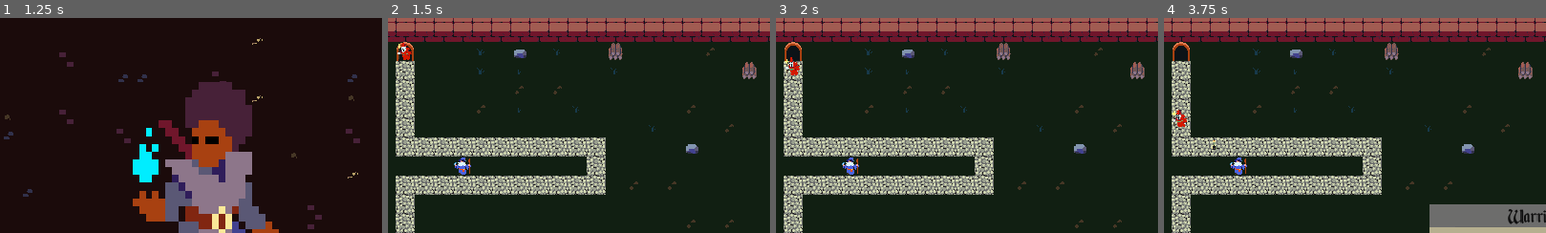
Above: before the commit, frames 1-4 (left to right).
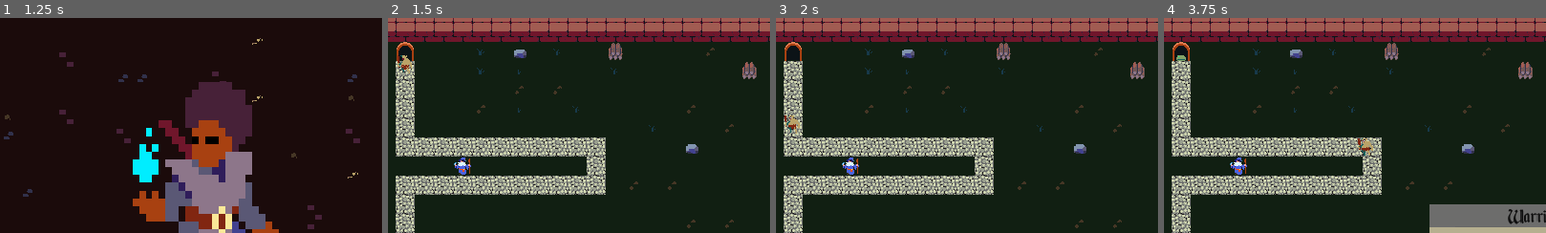
Above: after the commit, the same moments.

Repository: WizardsNStuff/tower-defense
Game: Godot game, scene res://menus-and-interfaces/main_menu/Main_Menu.tscn
Two runs of this game, one before a commit and one after it. Both use one fixed random seed, a clock stepped at 60 frames per second and the inputs below.
Inputs (mouse positions are % of the whole screen's width and height, from its top left):
- Up to frame 1 (1.25 s): click (7, 46) at 0.5 s
- Up to frame 2 (1.5 s): click (9, 50) at 1.25 s
- Up to frame 3 (2 s): no input
- Up to frame 4 (3.75 s): move the mouse to (72, 45) at 2.02 s; click (72, 45) at 2.17 s; click (78, 57) at 2.75 s; click (78, 77) at 3.52 s
The pictures show only the part of the screen within x 36-86%, y 0-50%; the shares and areas given below are measured in that part.

Frame 1 is identical in both runs. In frame 2, 0.3% of the frame differs, in the area x 2-7%, y 11-26%; in frame 3, 0.4%; in frame 4, 0.5%, in the area x 2-55%, y 17-64%.

Commit message:
merge conflict fixed

Diff:
--- a/level_1.tscn
+++ b/level_1.tscn
@@ -1,11 +1,16 @@
-[gd_scene load_steps=11 format=4 uid="uid://dsorrsrb5o7q8"]
+[gd_scene load_steps=16 format=4 uid="uid://dsorrsrb5o7q8"]
 
 [ext_resource type="Script" path="res://level_1.gd" id="1_kquss"]
 [ext_resource type="Texture2D" uid="uid://bnkf66xv2cxwh" path="res://Assets/tiles.png" id="1_udatx"]
-[ext_resource type="PackedScene" uid="uid://dov73q21ca5sc" path="res://Towers/Badguy.tscn" id="2_3enhx"]
 [ext_resource type="PackedScene" uid="uid://b04xi8wnssdys" path="res://Towers/Wizard/wizard_tower.tscn" id="2_df20e"]
 [ext_resource type="Script" path="res://grid_system.gd" id="2_lehrn"]
 [ext_resource type="Script" path="res://exit.gd" id="4_7wc6o"]
+[ext_resource type="Script" path="res://enemy_spawner.gd" id="7_b5s6h"]
+[ext_resource type="PackedScene" path="res://enemies/dragon.tscn" id="8_mpe5n"]
+[ext_resource type="PackedScene" path="res://enemies/goblin.tscn" id="9_yw7ww"]
+[ext_resource type="PackedScene" path="res://enemies/orc.tscn" id="10_cfvtt"]
+[ext_resource type="PackedScene" path="res://enemies/skeleton.tscn" id="11_l3jb4"]
+[ext_resource type="PackedScene" path="res://enemies/slime.tscn" id="12_j6t1s"]
 
 [sub_resource type="TileSetAtlasSource" id="TileSetAtlasSource_eftm6"]
 texture = ExtResource("1_udatx")
@@ -150,15 +155,6 @@
 [node name="Path2D" type="Path2D" parent="."]
 curve = SubResource("Curve2D_e6ewd")
 
-[node name="PathFollow2D" type="PathFollow2D" parent="Path2D"]
-position = Vector2(-144, -312)
-rotates = false
-loop = false
-
-[node name="Badguy" parent="Path2D/PathFollow2D" instance=ExtResource("2_3enhx")]
-z_index = 1
-position = Vector2(5.24521e-06, -1.96695e-06)
-
 [node name="Towers" type="Node2D" parent="."]
 
 [node name="WizardTower" parent="Towers" instance=ExtResource("2_df20e")]
@@ -180,4 +176,13 @@
 offset_bottom = -269.0
 value = 100.0
 
+[node name="EnemySpawner" type="Node2D" parent="."]
+script = ExtResource("7_b5s6h")
+enemy_scenes = Array[PackedScene]([ExtResource("8_mpe5n"), ExtResource("9_yw7ww"), ExtResource("10_cfvtt"), ExtResource("11_l3jb4"), ExtResource("12_j6t1s")])
+
+[node name="SpawnTimer" type="Timer" parent="EnemySpawner"]
+wait_time = 2.0
+one_shot = true
+
 [connection signal="body_entered" from="Exit" to="Exit" method="_on_body_entered"]
+[connection signal="timeout" from="EnemySpawner/SpawnTimer" to="EnemySpawner" method="_on_spawn_timer_timeout"]
